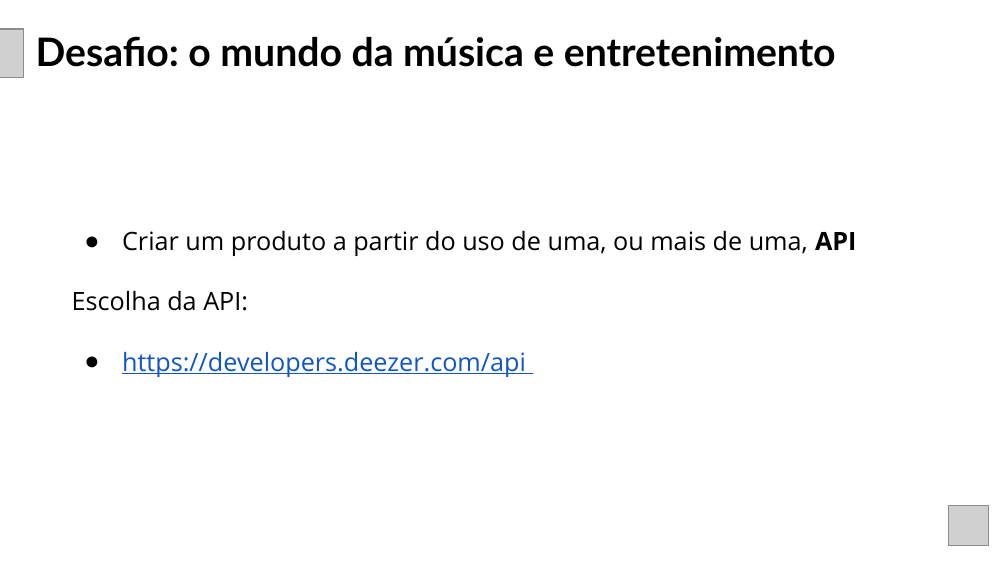
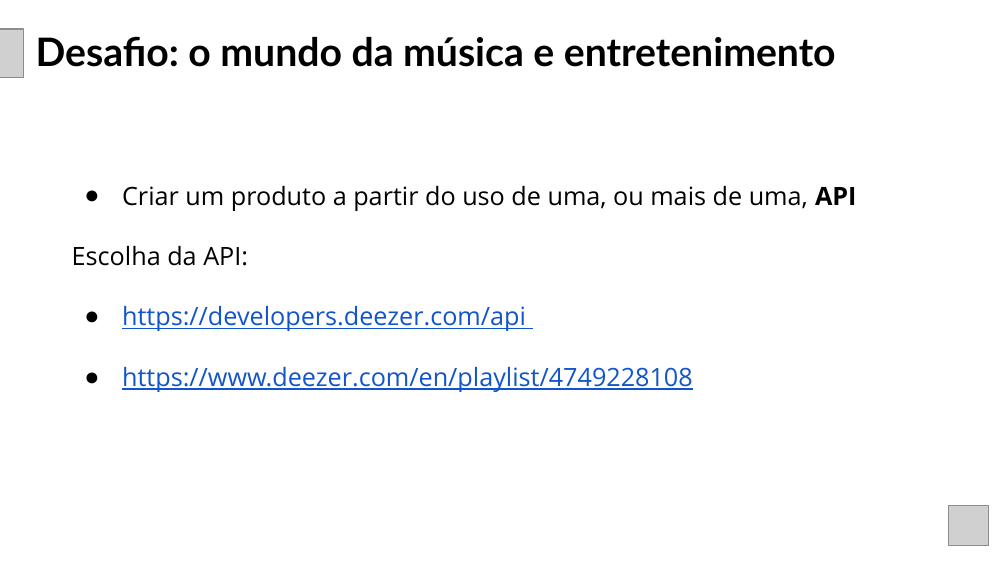
Before and after one commit to CamilaBueno/hackaton-1, a slide deck: slide 2 of Sprint 3 - Hackaton.pptx (slide 3 before the commit). Drawn at 1008x567 pixels with LibreOffice and Linux fonts; fonts in the diff are those of the drawing; grey boxes stand for pictures. Boxes give left, top, right and bottom in pixels: in the first picture for what was removed or moved away, otherwise in the second. Text is boxed around its words. In the diff, an @@ line names an element or a change of style, - is before the commit and + after.

```diff
--- a/Sprint 3 - Hackaton.pptx
+++ b/Sprint 3 - Hackaton.pptx
@@ text at (x1=122, y1=367, x2=693, y2=392): paragraph added @@
+● https://www.deezer.com/en/playlist/4749228108
```
Also in this commit, not shown: 4 other slides changed, 1 slide added, 1 slide removed, 3 other files.
